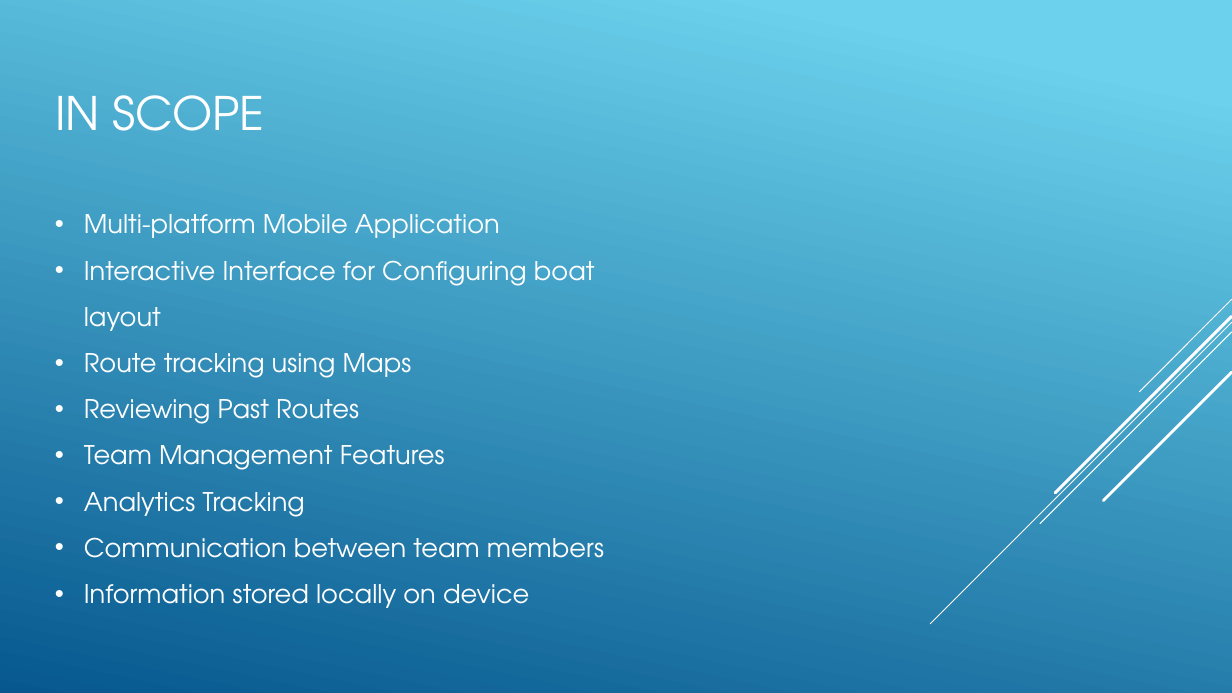
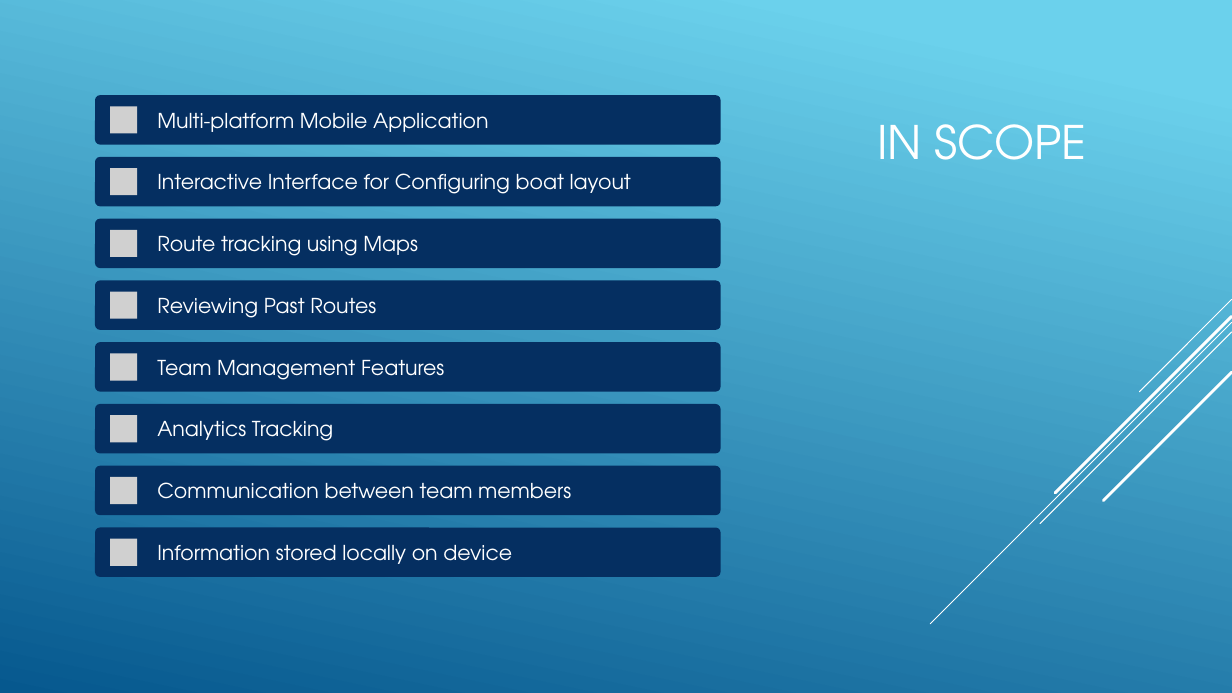
Before and after one commit to AB-Cobb/Capstone, a slide deck: slide 4 of docs/Presentation2.pptx. Drawn at 1232x693 pixels with LibreOffice and Linux fonts; fonts in the diff are those of the drawing; grey boxes stand for pictures. Boxes give left, top, right and bottom in pixels: in the first picture for what was removed or moved away, otherwise in the second. Text is boxed around its words. In the diff, an @@ line names an element or a change of style, - is before the commit and + after.

```diff
--- a/docs/Presentation2.pptx
+++ b/docs/Presentation2.pptx
@@ rectangle added at bbox=[0, 0, 1232, 693], fill gradient #6ED2EB to #06588E @@
@@ title "IN SCOPE": place and size @@
-title "IN SCOPE" at bbox=[55, 95, 264, 131]
+title "IN SCOPE" at bbox=[877, 124, 1086, 160]
@@ text removed at bbox=[84, 214, 604, 608] @@
-• Multi-platform Mobile Application
-• Interactive Interface for Configuring boat layout
-• Route tracking using Maps
-• Reviewing Past Routes
-• Team Management Features
-• Analytics Tracking
-• Communication between team members
-• Information stored locally on device
@@ group added at bbox=[95, 95, 721, 577]: 8 rounded rectangles, 8 pictures, 8 texts @@
+Multi-platform Mobile Application
+Interactive Interface for Configuring boat layout
+Route tracking using Maps
+Reviewing Past Routes
+Team Management Features
+Analytics Tracking
+Communication between team members
+Information stored locally on device
```
Also in this commit, not shown: 4 other slides changed.
